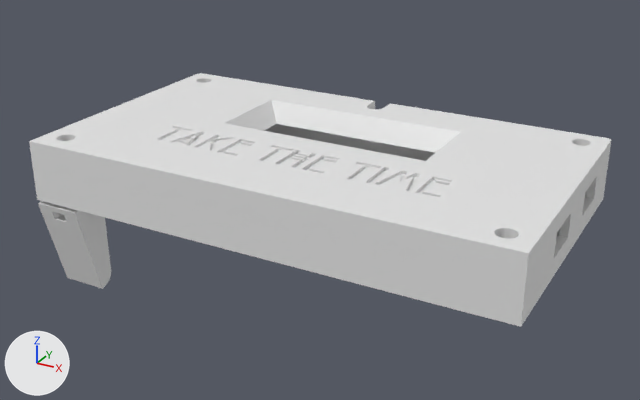
Renders of the Blender file 3D printed parts/enclosure.blend from each side of a commit.
One viewpoint serves both versions: a 50 mm camera at (205.0, -190.5, 79.1) aimed at (75.9, 44.1, -38.2). Every picture has the same lights, and +X, +Y and +Z are marked at lower left. The picture after the commit comes second.

Names of what the first picture shows: 'Back', 'Front', 'Support foot 10deg'.
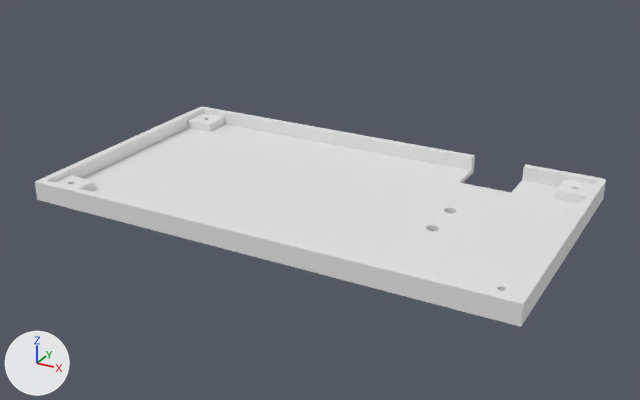
Where the change shows, as pixel boxes (x1, y1, x2, y2) in the pictures (640 x 400 px):
'Front', hidden: before (29, 73, 611, 304)
'Support foot 10deg', hidden: before (38, 201, 111, 289)
'Back', unchanged, uncovered by the edit: before (35, 124, 606, 327); after (35, 107, 606, 327)

What changed in the scene script:
```text
Change ob_front:
    add ob_front.hide_set(True)
Change ob_support_foot_10deg:
    add ob_support_foot_10deg.hide_set(True)
```
